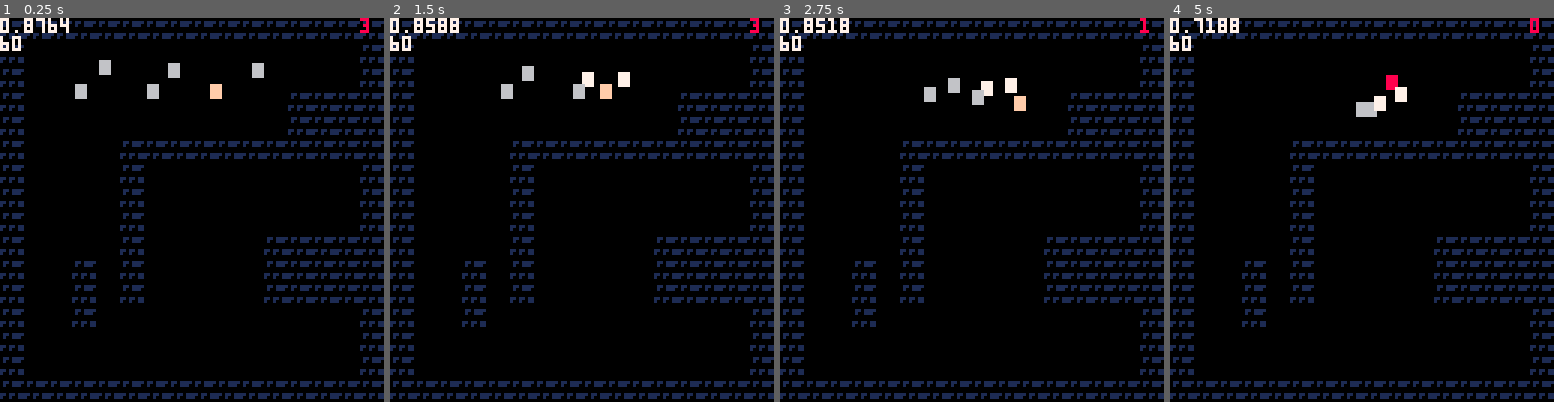
Above: before the commit, frames 1-4 (left to right).
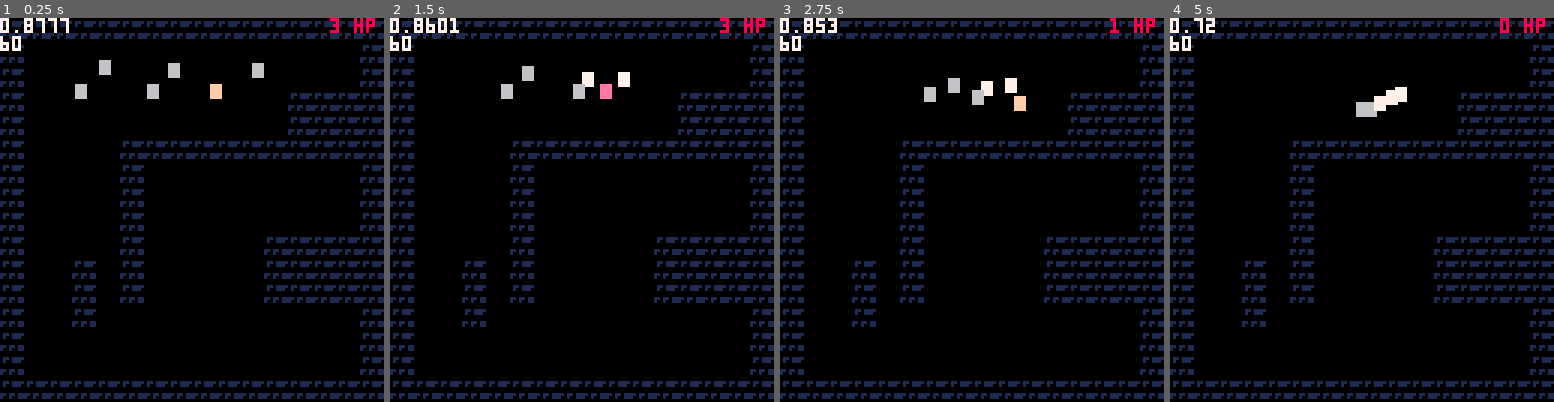
Above: after the commit, the same moments.

Repository: ironchestgames/pico-8-carts
Game: PICO-8 cartridge epicevilender.p8
Same seed, same stepped clock (60 frames per second), same inputs: the game is played once before the commit and once after it.
Inputs:
- Up to frame 1 (0.25 s): no input
- Up to frame 2 (1.5 s): tap X (X key) at 0.33, 1.07 s; tap O (Z key) at 0.7 s
- Up to frame 3 (2.75 s): hold Right 1.6-2.1 s; tap O (Z key) at 1.7, 2.1, 2.5 s; tap X (X key) at 1.85 s; hold Up 2.15-2.42 s; hold Right from 2.47 s (still down)
- Up to frame 4 (5 s): tap O (Z key) every 0.4 s from 2.9 to 4.9 s; tap X (X key) at 2.97, 4.08 s; release Right at 3.03 s; hold Left 3.08-3.58 s; hold Down 3.63-3.97 s; hold Right 4.02-4.68 s; hold Up from 4.73 s (still down)

The runs differ from the first frame. In frame 1, 0.2% of the frame differs, in the area x 12-98%, y 0-4%; in frame 2, 0.4%; in frame 3, 0.3%; in frame 4, 0.6%, in the area x 9-98%, y 0-23%.

Commit message:
epicevilender - added bow shooting on second button

Diff:
--- a/epicevilender.p8
+++ b/epicevilender.p8
@@ -252,6 +252,10 @@
   avatar.dx=0
   avatar.dy=0
  end
+
+ if avatar.state != 'charging' then
+  avatar.charge=0
+ end
 end
 
 aimodes={
@@ -363,6 +367,7 @@
      a=0,
      spd=0.5,
      hp=3,
+     charge=0,
     })
     add(actors,avatar)
 
@@ -447,6 +452,34 @@
   }))
  end
 
+ if btn(5) and
+    (avatar.state == 'idling' or
+     avatar.state == 'moving' or
+     avatar.state == 'charging') then
+  avatar.state='charging'
+  avatar.charge+=1
+ elseif (not btn(5)) and
+        avatar.state == 'charging' and
+        avatar.charge > 60 then
+  avatar.charge=0
+  avatar.state='attacking'
+  avatar.state_counter=1
+  add(attacks,createattack({
+   x=avatar.x+cos(avatar.a)*4,
+   y=avatar.y+sin(avatar.a)*4,
+   halfw=1,
+   halfh=1,
+   dx=cos(avatar.a)*2,
+   dy=sin(avatar.a)*2,
+   effect=function (actor)
+    actor.hp-=1
+
+    actor.state='recovering'
+    actor.state_counter=12
+   end,
+  }))
+ end
+
  -- update current state counter
  updateavatarstate(avatar)
 
@@ -523,8 +556,25 @@
 
  -- update attacks
  for attack in all(attacks) do
-  attack.state_counter-=1
-  if attack.state_counter <= 0 then
+  if attack.state_counter != nil then
+   attack.state_counter-=1
+   if attack.state_counter <= 0 then
+    attack.removeme=true
+   end
+  end
+
+  if attack.dx != nil then
+   attack.x+=attack.dx
+  end
+
+  if attack.dy != nil then
+   attack.y+=attack.dy
+  end
+
+  if attack.x > 128 or
+     attack.x < 0 or
+     attack.y > 128 or
+     attack.y < 0 then
    attack.removeme=true
   end
  end
@@ -574,6 +624,11 @@
    col=8
   elseif actor.state == 'attacking' then
    col=7
+  elseif actor.state == 'charging' then
+   col=14
+   if actor.charge > 60 then
+    col=7
+   end
   end
 
   rectfill(
@@ -602,7 +657,7 @@
    9)
  end
 
- print(avatar.hp,120,0,8)
+ print(avatar.hp .. ' hp',110,0,8)
 
  -- prints debug stats
  print(stat(1),0,0,7)
